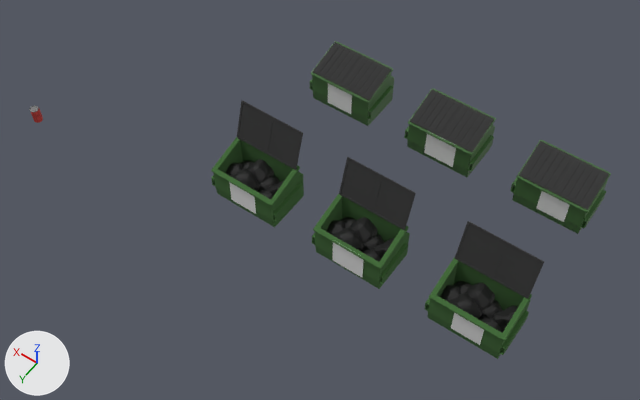
The FBX model assets/CityAssets/LowPolyCityAsset_Objective/DumpsterOpenRed.fbx as it was, and as the next commit left it.
Before and after are seen from a 50 mm camera at (-42.1, 47.6, 79.6) aimed at (-6.0, -3.1, 0.1). Every picture has the same lights, and +X, +Y and +Z are marked at lower left. Where no turn or scale is listed for an object, it has been applied to the vertices.

Names of what the first picture shows: 'CanRed001', 'DumpsterBlue', 'DumpsterGreen', 'DumpsterOpenBlue', 'DumpsterOpenGreen', 'DumpsterOpenRed', 'DumpsterRed'.
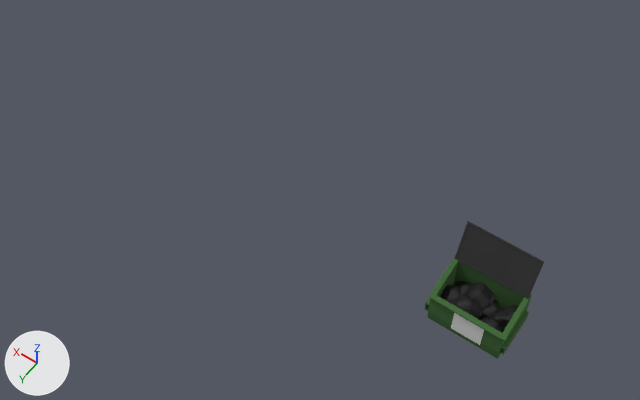
Diff of the bpy script that builds the scene:
```diff
--- a/assets/CityAssets/LowPolyCityAsset_Objective/DumpsterOpenRed.fbx.py
+++ b/assets/CityAssets/LowPolyCityAsset_Objective/DumpsterOpenRed.fbx.py
@@ ob_dumpsterblue @@
-ob_dumpsterblue = bpy.data.objects.new('DumpsterBlue', me_cube_014)
-ob_dumpsterblue.location = (0.0, -18.31, 3.52)
@@ ob_canred001 @@
-ob_canred001 = bpy.data.objects.new('CanRed001', me_circle)
-ob_canred001.location = (29.96, 6.44, 0.27)
@@ ob_dumpstergreen @@
-ob_dumpstergreen = bpy.data.objects.new('DumpsterGreen', me_cube_015)
-ob_dumpstergreen.location = (-13.84, -18.27, 3.5)
@@ ob_dumpsteropenblue @@
-ob_dumpsteropenblue = bpy.data.objects.new('DumpsterOpenBlue', me_cube_013)
-ob_dumpsteropenblue.location = (-0.03, 0.24, 3.44)
@@ ob_dumpsteropengreen @@
-ob_dumpsteropengreen = bpy.data.objects.new('DumpsterOpenGreen', me_cube_001)
-ob_dumpsteropengreen.location = (-13.89, 0.24, 3.44)
@@ ob_dumpsterred @@
-ob_dumpsterred = bpy.data.objects.new('DumpsterRed', me_cube_016)
-ob_dumpsterred.location = (-27.83, -18.32, 3.52)
```

Location of each change, [x1, y1, x2, y2] in pixels of the pictures (640 x 400 px):
'DumpsterOpenGreen', deleted
    before: [312, 157, 416, 289]
    faces in mat_dumpsterbody (dark green #3d6833): [312, 194, 410, 289]
    faces in mat_dumpsterlid (black #333333): [339, 157, 416, 230]
    faces in mat_trashbags (black #111111): [326, 217, 395, 262]
    faces in mat_greencan (white #e7e7e7): [333, 240, 364, 277]
'DumpsterOpenBlue', deleted
    before: [211, 100, 304, 227]
    faces in mat_dumpsterbody (dark green #3d6833): [211, 137, 304, 227]
    faces in mat_dumpsterlid (black #333333): [237, 100, 303, 170]
    faces in mat_trashbags (black #111111): [226, 159, 285, 199]
    faces in mat_bluecan (white #e7e7e7): [229, 182, 256, 214]
'DumpsterRed', deleted
    before: [510, 140, 611, 234]
    faces in mat_dumpsterlid_004 (black #333333): [519, 141, 609, 210]
    faces in mat_dumpsterbody_004 (dark green #3d6833): [510, 140, 611, 234]
    faces in mat_redcan (white #e7e7e7): [537, 191, 570, 222]
'DumpsterGreen', deleted
    before: [404, 88, 496, 177]
    faces in mat_dumpsterlid_004 (black #333333): [410, 89, 494, 152]
    faces in mat_dumpsterbody_004 (dark green #3d6833): [404, 88, 496, 177]
    faces in mat_greencan (white #e7e7e7): [424, 131, 457, 167]
'DumpsterBlue', deleted
    before: [310, 41, 394, 126]
    faces in mat_dumpsterlid_004 (black #333333): [313, 42, 392, 100]
    faces in mat_dumpsterbody_004 (dark green #3d6833): [310, 41, 394, 126]
    faces in mat_bluecan (white #e7e7e7): [328, 83, 352, 114]
'CanRed001', deleted
    before: [29, 105, 43, 123]
